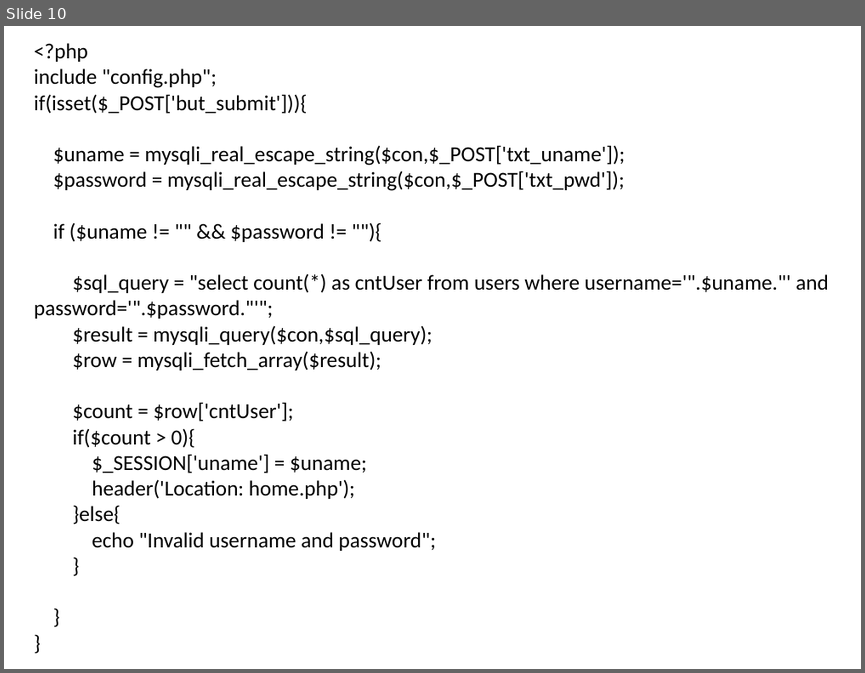
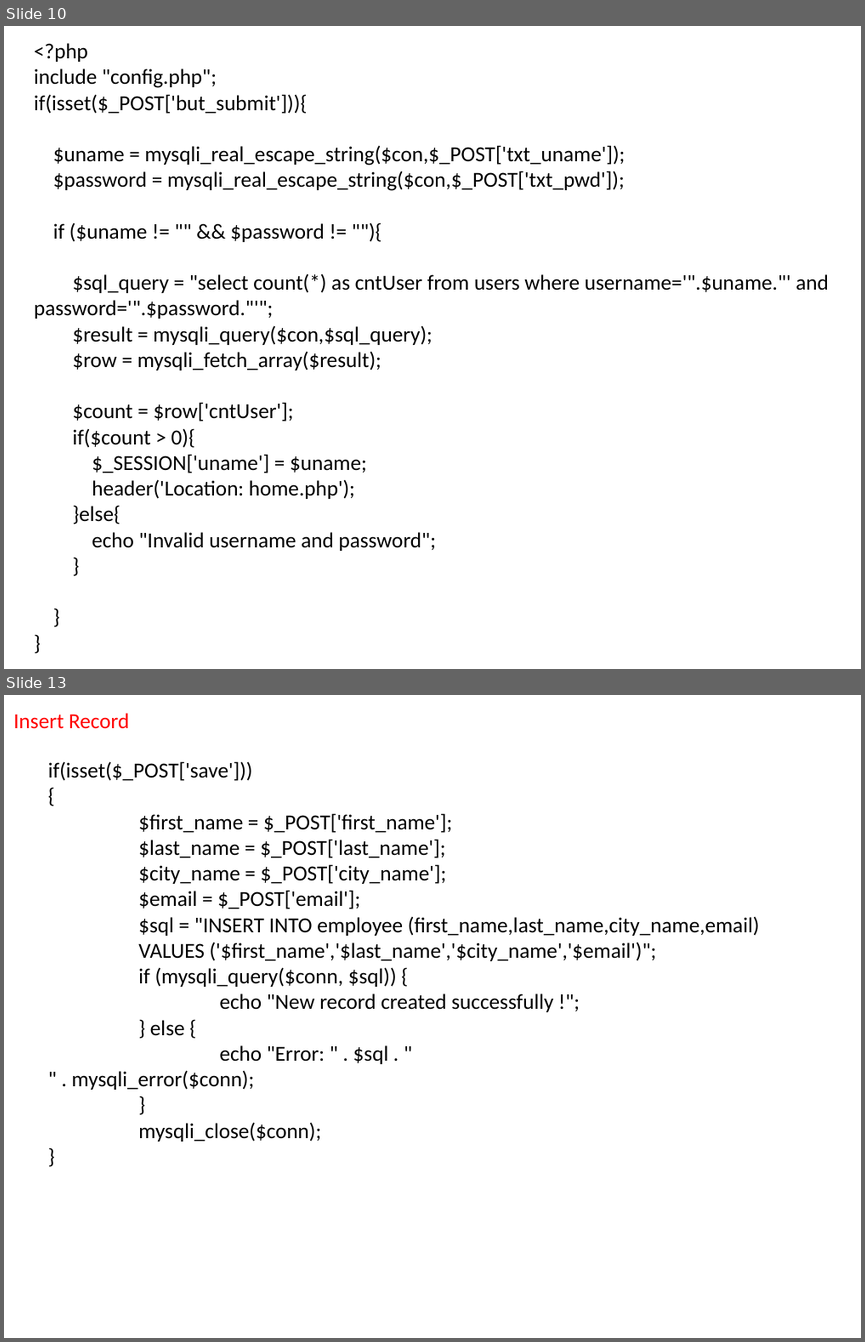
Before and after one commit to sanjay70sharma/PHP, a slide deck: PHP & MySql.pptx. Shown one above the other, each under a label of ours: slide 10 before the commit, slides 10 and 13 after it; the slides between them are not shown. The pictures are 865x673 and 865x1342 pixels, drawn with LibreOffice and Linux fonts; fonts in the diff are those of the drawing. Boxes give left, top, right and bottom in pixels: in the first picture for what was removed or moved away, otherwise in the second. Text is boxed around its words. In the diff, an @@ line names an element or a change of style, - is before the commit and + after.

```diff
--- a/PHP & MySql.pptx
+++ b/PHP & MySql.pptx
@@ slide 13 added at (4, 695, 861, 1338), background #FFFFFF @@
@@ text added at (13, 713, 129, 729), 18 pt, text #FF0000 @@
+Insert Record
@@ text added at (48, 761, 760, 1141), 18 pt, text #000000 @@
+if(isset($_POST['save']))
+{
+$first_name = $_POST['first_name'];
+$last_name = $_POST['last_name'];
+$city_name = $_POST['city_name'];
+$email = $_POST['email'];
+$sql = "INSERT INTO employee (first_name,last_name,city_name,email)
+VALUES ('$first_name','$last_name','$city_name','$email')";
+if (mysqli_query($conn, $sql)) {
+echo "New record created successfully !";
+} else {
+echo "Error: " . $sql . "
+" . mysqli_error($conn);
+}
+mysqli_close($conn);
+}
```
Also in this commit, not shown: 2 other slides added, 1 slide removed.
